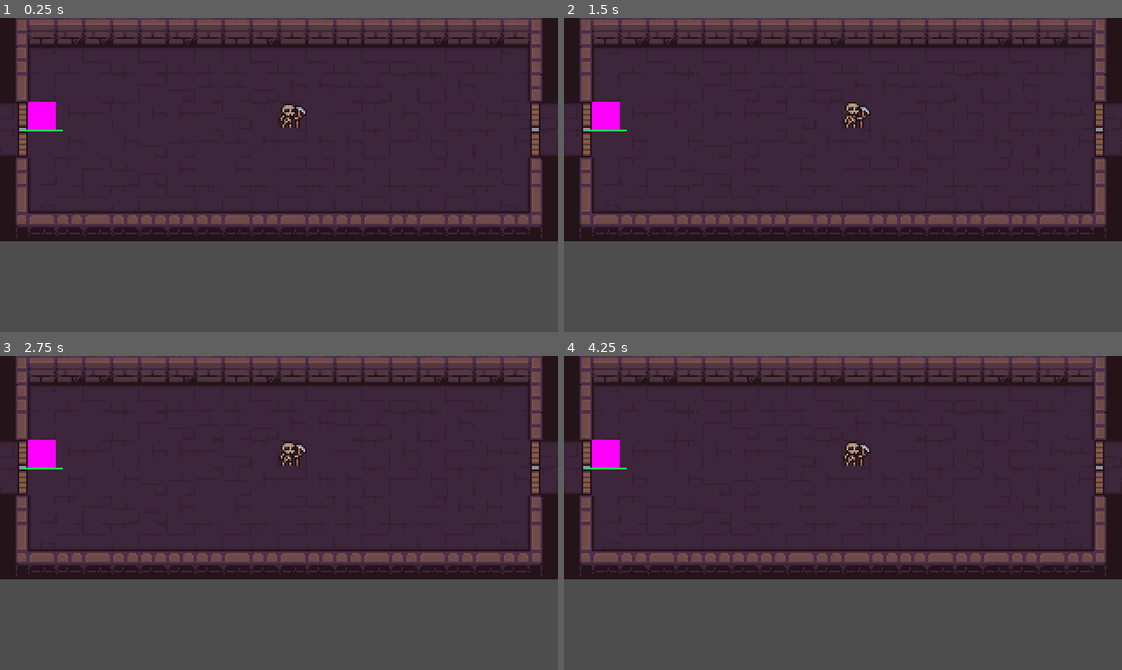
Above: before the commit, frames 1-4 (two rows, left to right).
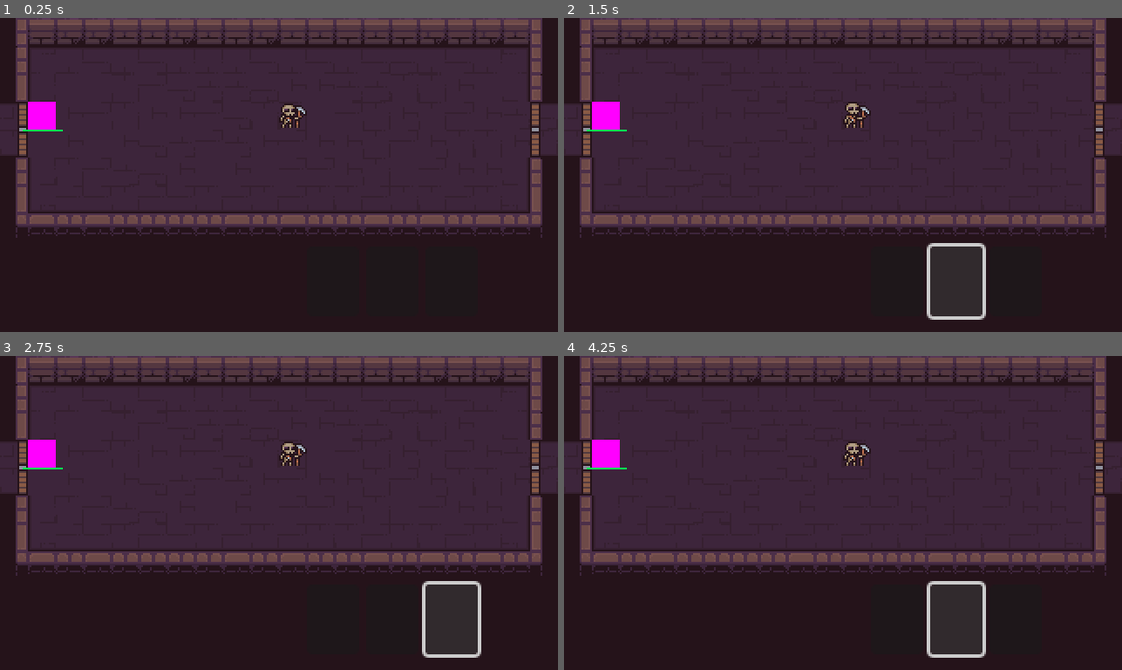
Above: after the commit, the same moments.

Repository: ThermobladeStudios/GMTK-Game-Jam-2023
Game: Godot game, scene res://main.tscn
Same seed, same stepped clock (60 frames per second), same inputs: the game is played once before the commit and once after it.
Inputs (mouse positions are in pixels of both pictures, inside the frame that each line leads up to):
- Up to frame 1 (0.25 s): no input
- Up to frame 2 (1.5 s): click (898, 281) at 0.52 s; click (954, 281) at 1.27 s
- Up to frame 3 (2.75 s): click (451, 619) at 2.02 s
- Up to frame 4 (4.25 s): click (898, 619) at 2.77 s; click (954, 619) at 3.52 s

The runs differ from the first frame. In frame 1, 29% of the frame differs, in the area x 0-100%, y 71-100%; in frame 2, 29%; in frame 3, 29%; in frame 4, 29%.

Commit message:
tiles and ui

Diff:
--- a/Hero/Bot_Hero.gd
+++ b/Hero/Bot_Hero.gd
@@ -35,7 +35,6 @@
 	new_velocity = next_path_position - current_agent_position
 	new_velocity = new_velocity.normalized()
 	new_velocity = new_velocity.round()
-
 
 
 
--- a/Player/Player_UI.tscn
+++ b/Player/Player_UI.tscn
@@ -1,9 +1,47 @@
-[gd_scene format=3 uid="uid://dxhdlcuv0cfcl"]
+[gd_scene load_steps=3 format=3 uid="uid://dxhdlcuv0cfcl"]
+
+[ext_resource type="Texture2D" uid="uid://bditw1wv2k6nl" path="res://Player/ui_big_pieces.png" id="1_ygbek"]
+
+[sub_resource type="StyleBoxFlat" id="StyleBoxFlat_d6hi1"]
+bg_color = Color(0.145098, 0.0745098, 0.101961, 1)
 
 [node name="Interface" type="Control"]
+custom_minimum_size = Vector2(200, 0)
 layout_mode = 3
 anchors_preset = 15
 anchor_right = 1.0
 anchor_bottom = 1.0
 grow_horizontal = 2
 grow_vertical = 2
+
+[node name="UiBigPieces" type="Sprite2D" parent="."]
+visible = false
+position = Vector2(36, 68)
+texture = ExtResource("1_ygbek")
+
+[node name="Panel" type="Panel" parent="."]
+z_index = -1
+layout_mode = 0
+offset_right = 320.0
+offset_bottom = 52.0
+theme_override_styles/panel = SubResource("StyleBoxFlat_d6hi1")
+
+[node name="GridContainer" type="GridContainer" parent="Panel"]
+layout_mode = 2
+offset_left = 176.0
+offset_top = 3.0
+offset_right = 274.0
+offset_bottom = 43.0
+columns = 4
+
+[node name="Button" type="Button" parent="Panel/GridContainer"]
+custom_minimum_size = Vector2(30, 40)
+layout_mode = 2
+
+[node name="Button2" type="Button" parent="Panel/GridContainer"]
+custom_minimum_size = Vector2(30, 40)
+layout_mode = 2
+
+[node name="Button3" type="Button" parent="Panel/GridContainer"]
+custom_minimum_size = Vector2(30, 40)
+layout_mode = 2
--- a/main.tscn
+++ b/main.tscn
@@ -1,8 +1,9 @@
-[gd_scene load_steps=4 format=3 uid="uid://04w7akrfllgh"]
+[gd_scene load_steps=5 format=3 uid="uid://04w7akrfllgh"]
 
 [ext_resource type="PackedScene" uid="uid://0hwjm7ci2mai" path="res://Levels/Level.tscn" id="1_q8c1u"]
 [ext_resource type="PackedScene" uid="uid://dw37rc236xqwp" path="res://Hero/Bot_Hero.tscn" id="2_y1r2f"]
 [ext_resource type="PackedScene" uid="uid://cjt4uxnous8l2" path="res://Placables/Minions/Melee_Minion.tscn" id="3_vgp0v"]
+[ext_resource type="PackedScene" uid="uid://dxhdlcuv0cfcl" path="res://Player/Player_UI.tscn" id="4_bvfwu"]
 
 [node name="Node2D" type="Node2D"]
 
@@ -17,3 +18,8 @@
 
 [node name="Player" parent="." instance=ExtResource("3_vgp0v")]
 position = Vector2(160, 48)
+
+[node name="Interface" parent="." instance=ExtResource("4_bvfwu")]
+offset_top = 128.0
+offset_right = 200.0
+offset_bottom = 128.0
Binary file added: Player/16x16 dungeon tiles.png
Not shown, added: Player/16x16 dungeon tiles.png.import
Binary file added: Player/ui_big_pieces.png
Not shown, added: Player/ui_big_pieces.png.import
